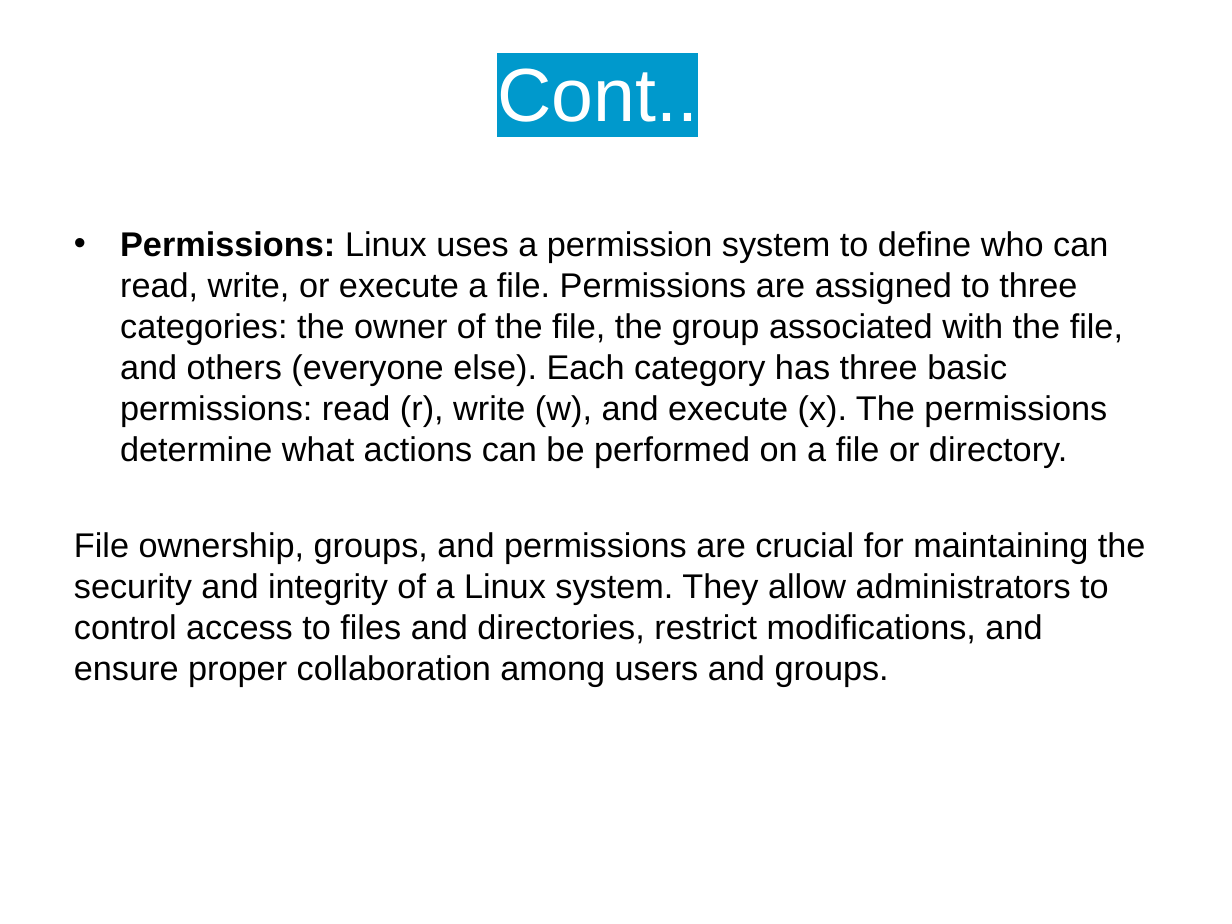
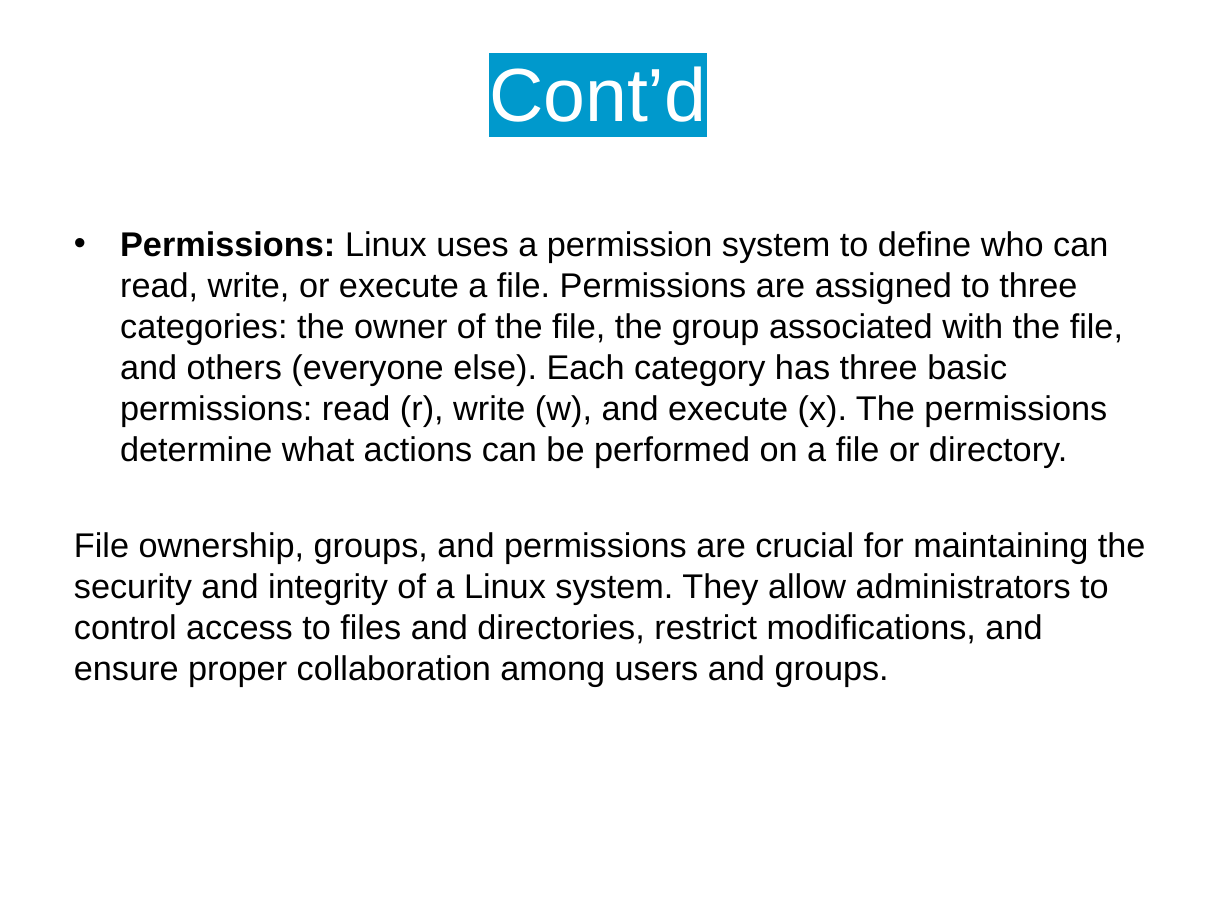
Before and after one commit to achille250/Linux, a slide deck: slide 6 of Linux project.pptx. Drawn at 1232x924 pixels with LibreOffice and Linux fonts; fonts in the diff are those of the drawing; background and template pictures are left out. Boxes give left, top, right and bottom in pixels: in the first picture for what was removed or moved away, otherwise in the second. Text is boxed around its words. In the diff, an @@ line names an element or a change of style, - is before the commit and + after.

```diff
--- a/Linux project.pptx
+++ b/Linux project.pptx
@@ title at (489, 66, 706, 122): text changed @@
-Cont..
+Cont’d
```
Also in this commit, not shown: 2 other slides changed, 2 slides added, 1 slide removed.
